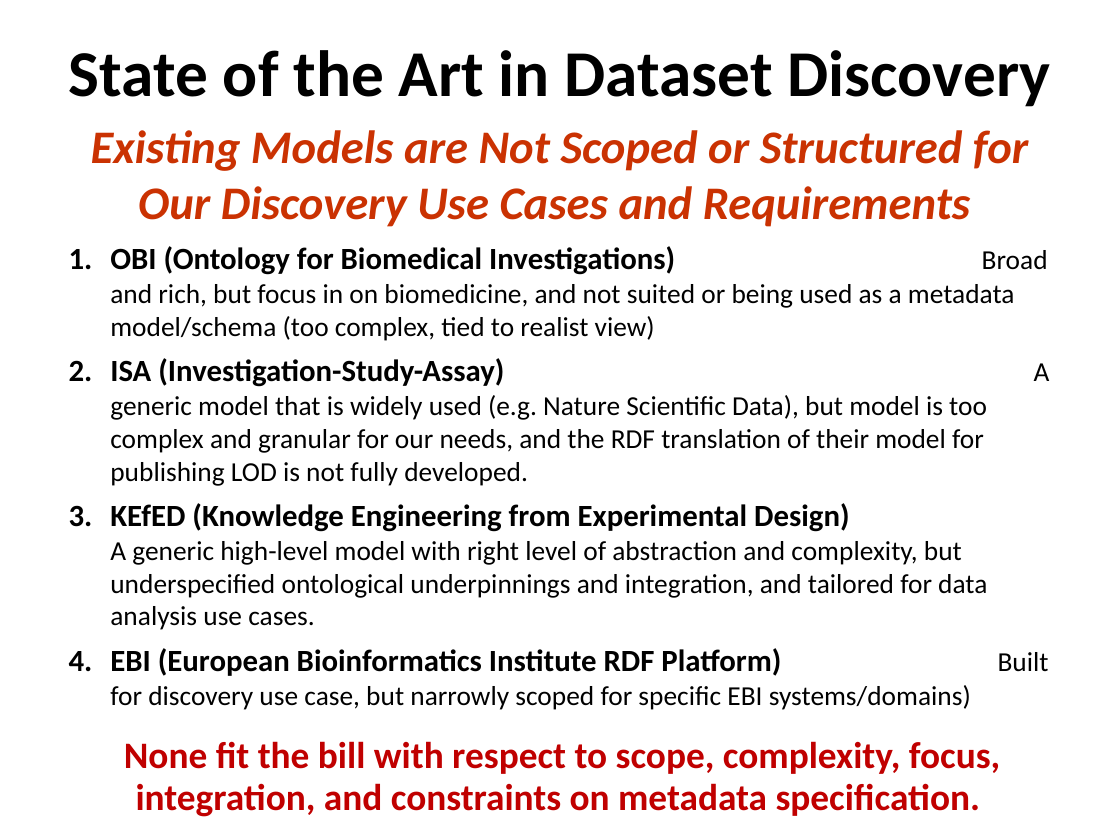
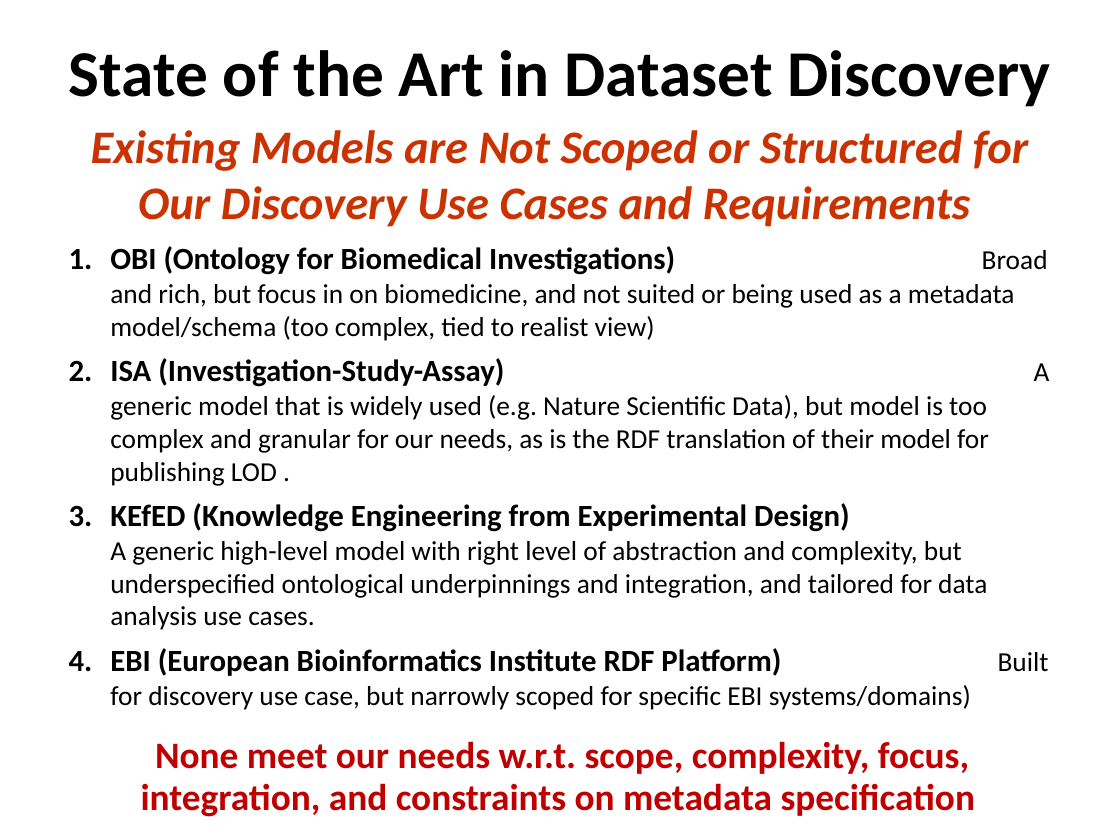
Before and after one commit to OHSU-Library/experimental-metadata-model, a slide deck: slide 8 of docs/6-18-15 Experimental Metadata Concepts and Models.pptx. Drawn at 1120x840 pixels with LibreOffice and Linux fonts; fonts in the diff are those of the drawing. Boxes give left, top, right and bottom in pixels: in the first picture for what was removed or moved away, otherwise in the second. Text is boxed around its words. In the diff, an @@ line names an element or a change of style, - is before the commit and + after.

Commit message:
minor changes to slide deck

```diff
--- a/docs/6-18-15 Experimental Metadata Concepts and Models.pptx
+++ b/docs/6-18-15 Experimental Metadata Concepts and Models.pptx
@@ text at <box>110,358,1050,486</box>: text changed @@
-2. ISA (Investigation-Study-Assay) A generic model that is widely used (e.g. Nature Scientific Data), but model is too complex and granular for our needs, and the RDF translation of their model for publishing LOD is not fully developed.
+2. ISA (Investigation-Study-Assay) A generic model that is widely used (e.g. Nature Scientific Data), but model is too complex and granular for our needs, as is the RDF translation of their model for publishing LOD .
@@ text at <box>141,741,976,817</box>: text changed @@
-None fit the bill with respect to scope, complexity, focus, integration, and constraints on metadata specification.
+None meet our needs w.r.t. scope, complexity, focus, integration, and constraints on metadata specification
```
